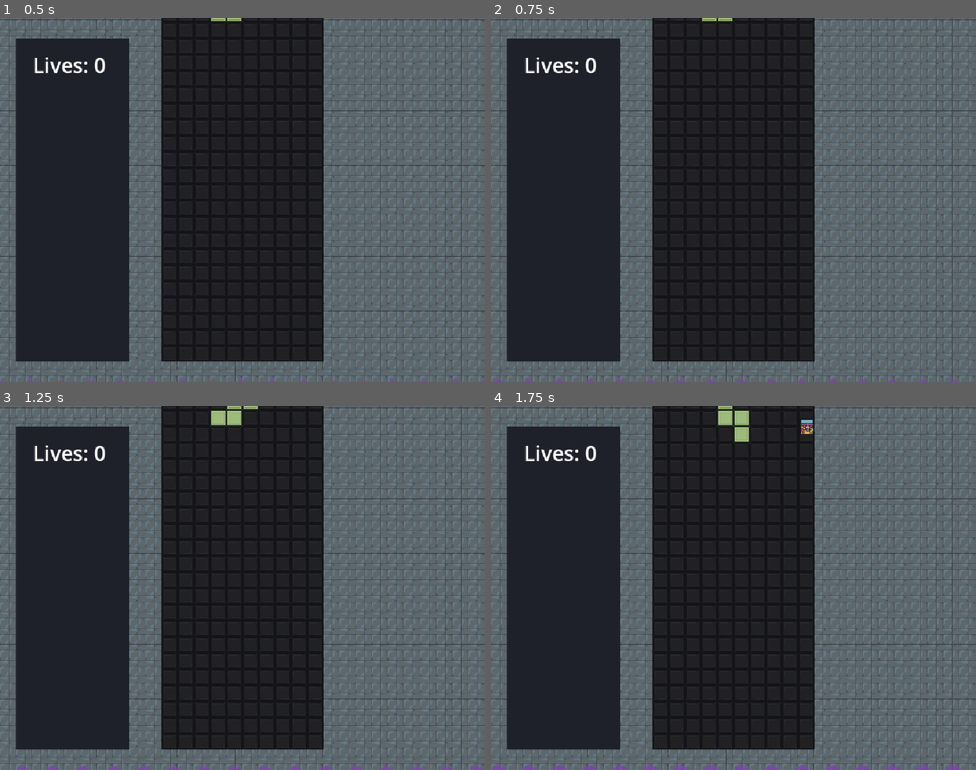
Above: before the commit, frames 1-4 (two rows, left to right).
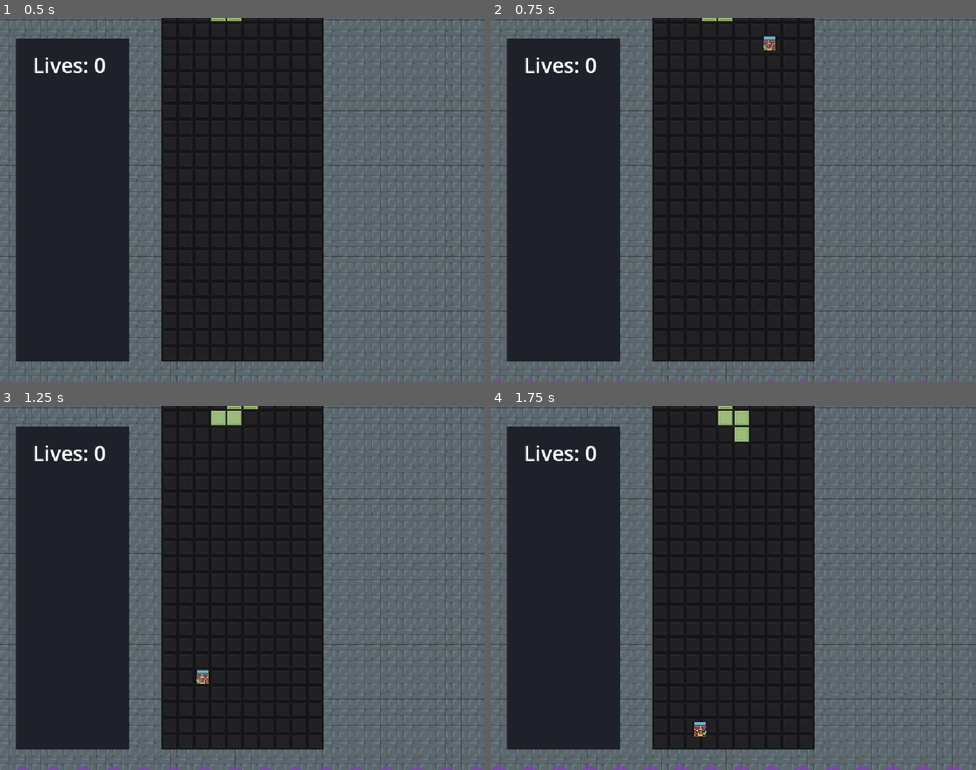
Above: after the commit, the same moments.

Repository: Lochi-dot-JPEG/twistris
Game: Godot game, scene res://locations/main.tscn
The game is run twice, just before and just after one commit, with the same random seed, the same clock (stepped at 60 frames per second) and the same inputs.
Inputs:
- Up to frame 1 (0.5 s): no input
- Up to frame 2 (0.75 s): tap Enter at 0.5 s; hold L (kid-right) from 0.53 s (still down); tap I (jump) at 0.6 s
- Up to frame 3 (1.25 s): keep holding L (kid-right); tap I (jump) at 0.77, 1.07 s
- Up to frame 4 (1.75 s): keep holding L (kid-right); tap W (rotate) at 1.35 s; tap I (jump) at 1.52, 1.55 s

Frame 1 is identical in both runs. In frame 2, 0.1% of the frame differs, in the area x 56-59%, y 5-9%; in frame 3, less than 0.1%; in frame 4, 0.2%, in the area x 41-67%, y 3-91%.

Commit message:
feat: auto-moving kid

Diff:
--- a/entities/kid/kid.gd
+++ b/entities/kid/kid.gd
@@ -2,9 +2,11 @@
 
 
 const SPEED = 300.0
-const JUMP_VELOCITY = -450.0
+const JUMP_VELOCITY = -250.0
 
 @onready var crush_area : Area2D= %CrushArea
+@onready var left_ray : RayCast2D= %LeftRay
+@onready var right_ray : RayCast2D= %RightRay
 @onready var sprite : AnimatedSprite2D= $AnimatedSprite2D
 
 #var _active = false
@@ -19,6 +21,7 @@
 			#modulate = Color.GRAY
 
 signal crushed
+var direction = 1
 
 func _ready() -> void:
 	crush_area.body_entered.connect(_crush)
@@ -43,10 +46,11 @@
 	#if active:
 	sprite.play("default")
 	# Handle jump.
-	if Input.is_action_just_pressed("jump") and is_on_floor():
+	#if Input.is_action_just_pressed("jump") and is_on_floor():
+		#velocity.y = JUMP_VELOCITY
+	if is_on_floor():
 		velocity.y = JUMP_VELOCITY
 
-	var direction := Input.get_axis("kid-left", "kid-right")
 	if direction:
 		sprite.flip_h = direction > 0
 		velocity.x = direction * SPEED
@@ -57,3 +61,11 @@
 		#sprite.play("inactive")
 
 	move_and_slide()
+	if is_on_wall():
+		direction = -direction
+	elif is_on_floor() and direction > 0:
+		if not right_ray.is_colliding():
+			direction = -direction
+	else:
+		if is_on_floor() and not left_ray.is_colliding():
+			direction = -direction
--- a/entities/kid/kid.tscn
+++ b/entities/kid/kid.tscn
@@ -63,3 +63,13 @@
 
 [node name="CollisionShape2D" type="CollisionShape2D" parent="CrushArea" unique_id=1438946669]
 shape = SubResource("RectangleShape2D_ads0q")
+
+[node name="RightRay" type="RayCast2D" parent="." unique_id=474416654]
+unique_name_in_owner = true
+position = Vector2(16, 0)
+collision_mask = 6
+
+[node name="LeftRay" type="RayCast2D" parent="." unique_id=1561667204]
+unique_name_in_owner = true
+position = Vector2(-16, 0)
+collision_mask = 6
